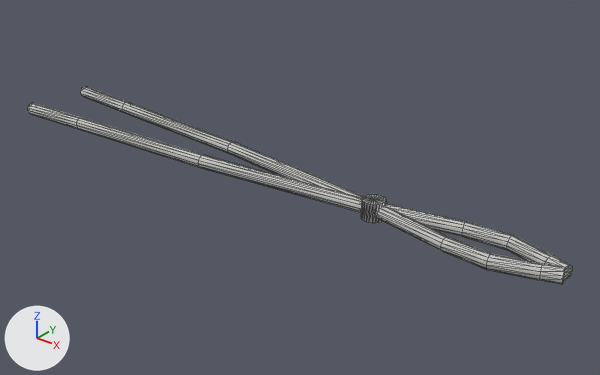
What one commit did to the glTF model public/assets/equipment-3d/v1/crucible-tongs.glb.
One viewpoint serves both versions: a 50 mm camera at (0.182, -0.203, 0.127) aimed at (0.014, 0.007, -0.004). Every picture has the same lights, and +X, +Y and +Z are marked at lower left. The older version comes first. Mesh edges are drawn as thin lines. Where no turn or scale is listed for an object, it has been applied to the vertices. Vertices at exactly the same position are counted once.

Names of what the first picture shows: 'Tongs_arm_a', 'Tongs_arm_b', 'Tongs_rivet'.
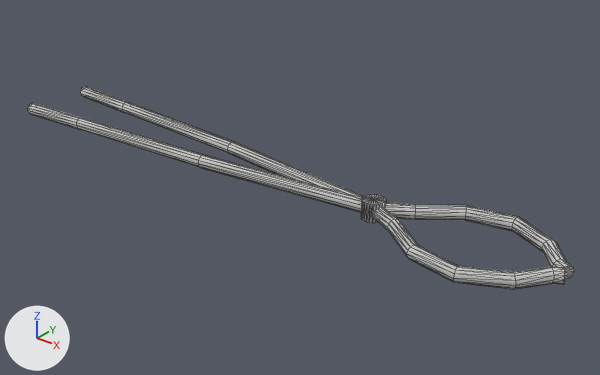
Changed parts and their boxes (x1, y1, x2, y2) in the pictures (600 x 375 px):
'Tongs_arm_b', reshaped: before (28, 103, 573, 280); after (28, 103, 574, 280)
'Tongs_arm_a', reshaped: before (81, 87, 565, 285); after (81, 87, 565, 289)
part 1 of me_mesh_0, built on: before (440, 237, 565, 280); after (388, 219, 565, 289)
part 2 of me_mesh_1, reshaped: before (462, 222, 568, 268); after (415, 205, 568, 268)

The change in detail:
me_mesh_0 is used by ob_tongs_arm_a; location (0.0, 0.0, 0.0).
me_mesh_0 had 96 vertices, 188 faces and spanned x -0.115..0.116, y -0.009..0.016, z 0.0..0.005.
me_mesh_0 now has 120 vertices, 236 faces and spans x -0.115..0.116, y -0.021..0.016, z 0.0..0.005.
Part 1, on me_mesh_0:
8 vertices are removed from x 0.095, y -0.009..-0.005, z 0.0..0.005.
44 faces are deleted.
6 vertices in x 0.108..0.11, y -0.005..-0.001, z 0.0..0.005 move by (0.003, 0.0, 0.0).
5 vertices in x 0.08, y -0.005..-0.004, z 0.0..0.004 move by (-0.017, 0.0, 0.0).
5 vertices in x 0.08, y -0.008..-0.007, z 0.0..0.004 move by (-0.019, 0.0, 0.0).
3 vertices in x 0.108..0.109, y -0.002..-0.001, z 0.0..0.004 move by (0.002, 0.0, 0.0).
3 vertices in x 0.109..0.11, y -0.005..-0.004, z 0.0..0.004 move by (0.004, 0.0, 0.0).
6 vertices move from x 0.08..0.095, y -0.009..-0.005, z 0.0..0.005 to x 0.062..0.106, y -0.017..-0.006, z 0.0..0.005.
14 vertices are added at x 0.075..0.091, y -0.021..-0.015, z 0.0..0.005.
10 new vertices lie (-0.007, -0.009, 0.0) away from vertices in x 0.108..0.11, y -0.005..-0.001, z 0.0..0.005.
8 new vertices lie (0.013, -0.01, 0.0) away from vertices in x 0.08, y -0.008..-0.004, z 0.0..0.005.
92 new faces join them.
me_mesh_1 is used by ob_tongs_arm_b; location (0.0, 0.0, 0.0).
me_mesh_1 had 96 vertices, 188 faces and spanned x -0.115..0.116, y -0.016..0.009, z 0.0..0.005.
me_mesh_1 now has 120 vertices, 236 faces and spans x -0.115..0.116, y -0.016..0.021, z 0.0..0.005.
Part 2, on me_mesh_1:
8 vertices are removed from x 0.095, y 0.005..0.009, z 0.0..0.005.
44 faces are deleted.
6 vertices in x 0.108..0.11, y 0.001..0.005, z 0.0..0.005 move by (0.003, 0.0, 0.0).
5 vertices in x 0.08, y 0.007..0.008, z 0.0..0.004 move by (-0.019, 0.0, 0.0).
5 vertices in x 0.08, y 0.004..0.005, z 0.0..0.004 move by (-0.017, 0.0, 0.0).
3 vertices in x 0.109..0.11, y 0.004..0.005, z 0.0..0.004 move by (0.004, 0.0, 0.0).
3 vertices in x 0.108..0.109, y 0.001..0.002, z 0.0..0.004 move by (0.002, 0.0, 0.0).
6 vertices move from x 0.08..0.095, y 0.005..0.009, z 0.0..0.005 to x 0.062..0.106, y 0.006..0.017, z 0.0..0.005.
14 vertices are added at x 0.075..0.091, y 0.015..0.021, z 0.0..0.005.
10 new vertices lie (-0.007, 0.009, 0.0) away from vertices in x 0.108..0.11, y 0.001..0.005, z 0.0..0.005.
8 new vertices lie (0.013, 0.01, 0.0) away from vertices in x 0.08, y 0.004..0.008, z 0.0..0.005.
92 new faces join them.
